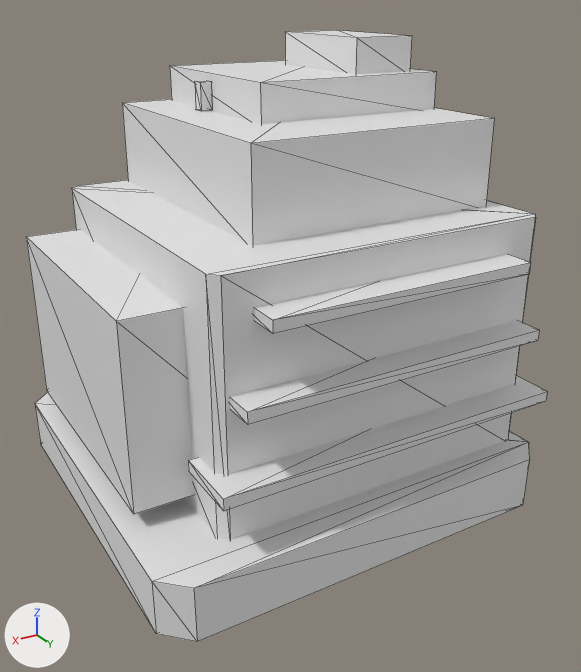
What one commit did to the OBJ model Assets/Resources/Meshes/zsr_city_2_0.obj.
Before and after are seen from a 50 mm camera at (0.905, 1.609, 1.164) aimed at (-0.012, 0.079, 0.399). Every picture has the same lights, and +X, +Y and +Z are marked at lower left. The first picture is the older version. Mesh edges are drawn as thin lines. Where no turn or scale is listed for an object, it has been applied to the vertices. Vertices at exactly the same position are counted once.

Objects in the first picture: 'City_2_0'.
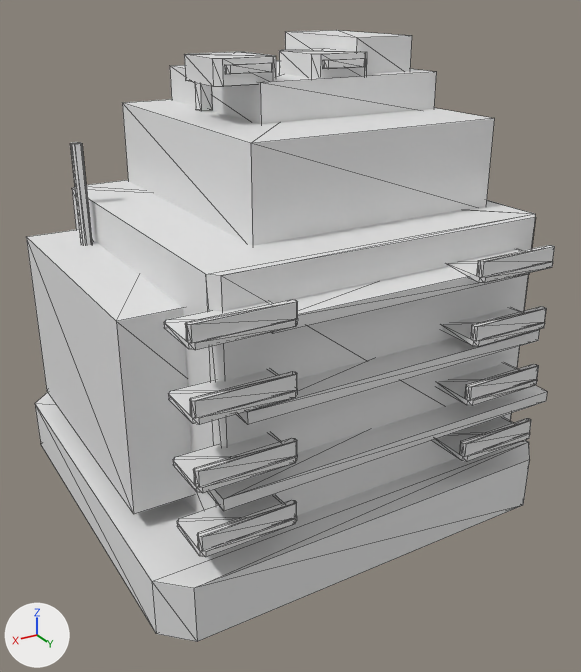
What differs and where, as boxes [x1, y1, x2, y2] in the pictures (581 x 672 px):
'City_2_0', reshaped
    before: [26, 30, 547, 642]
    after: [26, 30, 555, 642]
part 1 of me_city_2_0, added
    after: [433, 245, 555, 462]
part 2 of me_city_2_0, added
    after: [164, 300, 298, 557]
part 3 of me_city_2_0, added
    after: [70, 48, 367, 245]

The change in detail:
me_city_2_0 is used by ob_city_2_0; location (0.0, 0.0, 0.0).
me_city_2_0 had 96 vertices, 152 faces and spanned x -0.5..0.5, y -0.48..0.48, z 0.0..1.065.
me_city_2_0 now has 416 vertices, 740 faces and spans x -0.5..0.5, y -0.48..0.49, z 0.0..1.065.
me_city_2_0 part 1: 120 vertices added at x -0.425..-0.215, y 0.37..0.49, z 0.2..0.664.
me_city_2_0 part 2: 120 vertices added at x 0.215..0.425, y 0.37..0.49, z 0.2..0.664.
me_city_2_0 part 3: 80 vertices added at x -0.245..0.372, y -0.273..0.058, z 0.14..1.035.
